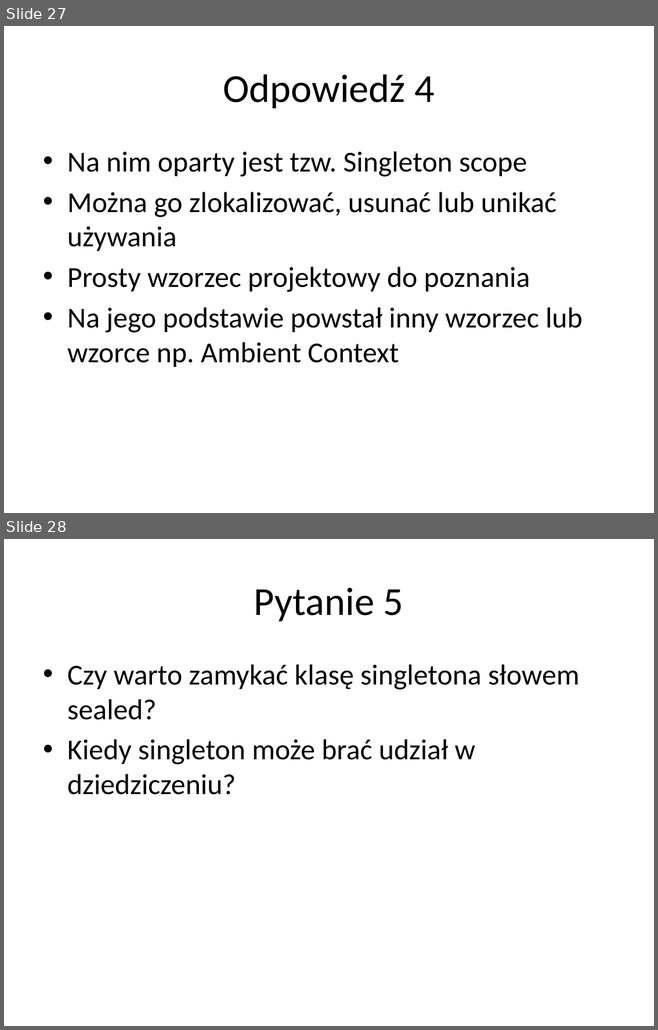
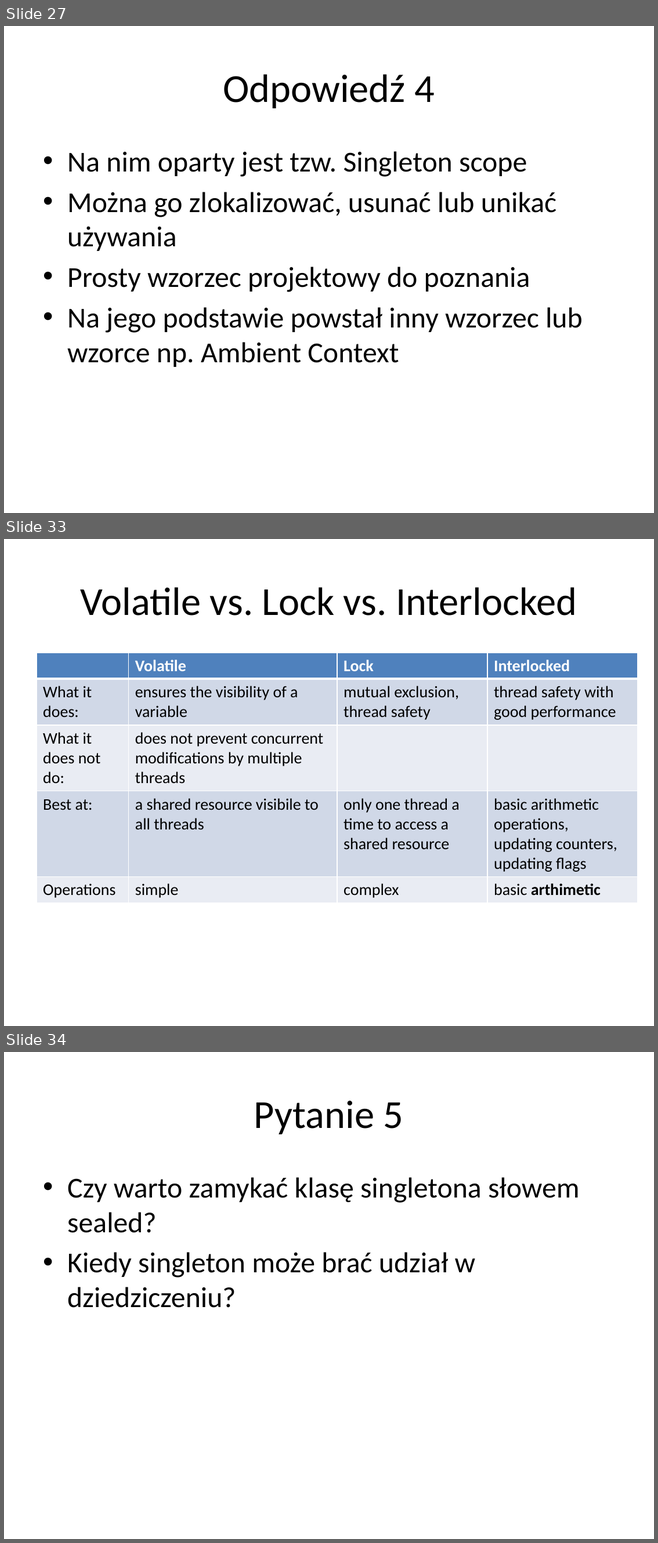
Before and after one commit to vantale/SOLID.DesignPatterns, a slide deck: SOLID.DesignPatterns/Singleton/Singleton - Presentation.pptx. Shown one above the other, each under a label of ours: slides 27 and 28 before the commit, slides 27, 33 and 34 after it; the slides between them are not shown. The pictures are 658x1030 and 658x1543 pixels, drawn with LibreOffice and Linux fonts; fonts in the diff are those of the drawing. Boxes give left, top, right and bottom in pixels: in the first picture for what was removed or moved away, otherwise in the second. Text is boxed around its words. In the diff, an @@ line names an element or a change of style, - is before the commit and + after.

Commit message:
Added slides on Volatie vs Interlocked vs Lock

```diff
--- a/SOLID.DesignPatterns/Singleton/Singleton - Presentation.pptx
+++ b/SOLID.DesignPatterns/Singleton/Singleton - Presentation.pptx
@@ slide 33 added at [4, 539, 654, 1026], background #FFFFFF @@
@@ title added at [80, 587, 576, 616], 44 pt, text #000000 @@
+Volatile vs. Lock vs. Interlocked
@@ table added at [36, 653, 637, 900], 5 rows, 4 columns @@
+ | Volatile | Lock | Interlocked
+What it does: | ensures the visibility of a variable | mutual exclusion, thread safety | thread safety with good performance
+What it does not do: | does not prevent concurrent modifications by multiple threads |  | 
+Best at: | a shared resource visibile to all threads | only one thread a time to access a shared resource | basic arithmetic / operations, / updating counters, updating flags
+Operations | simple | complex | basic arthimetic
@@ what was slide 28 is now slide 34 @@
```
Also in this commit, not shown: 7 other slides added.
